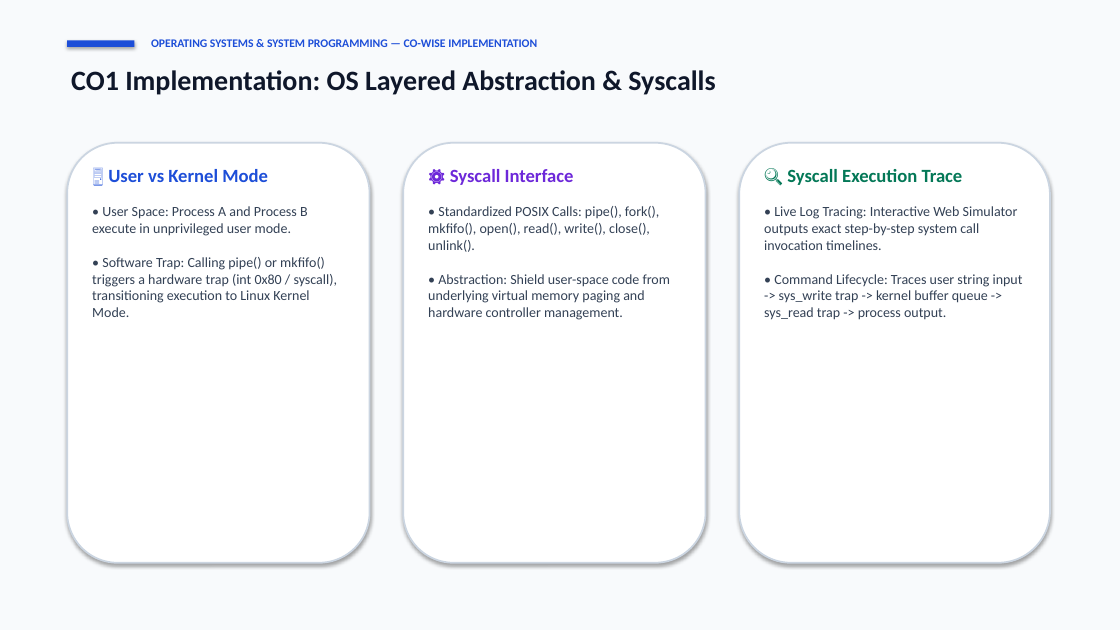
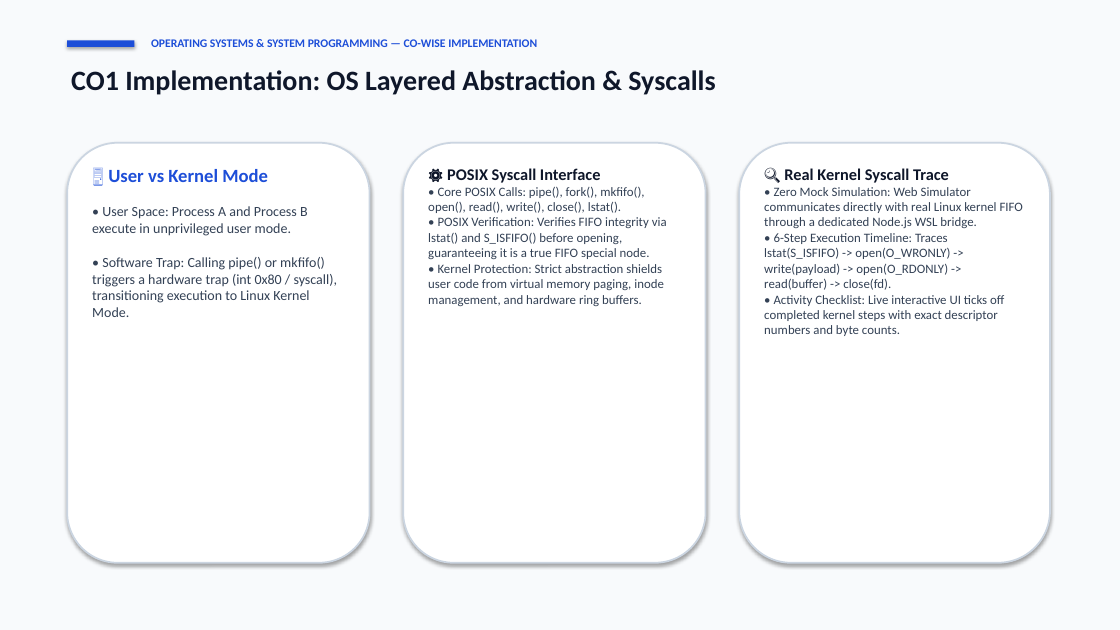
Before and after one commit to GJashwanthReddy/OCTO_OSSP, a slide deck: slide 3 of OCTO_OSSP-Project/OSSP_IPC_Project_Presentation.pptx. Drawn at 1120x630 pixels with LibreOffice and Linux fonts; fonts in the diff are those of the drawing. Boxes give left, top, right and bottom in pixels: in the first picture for what was removed or moved away, otherwise in the second. Text is boxed around its words. In the diff, an @@ line names an element or a change of style, - is before the commit and + after.

Commit message:
Update presentation PPTX and slide deck with shared Linux FIFO, real-time backend bridge, and immediate file truncation

```diff
--- a/OCTO_OSSP-Project/OSSP_IPC_Project_Presentation.pptx
+++ b/OCTO_OSSP-Project/OSSP_IPC_Project_Presentation.pptx
@@ text at (x1=428, y1=168, x2=667, y2=306): text changed; size 12 to 11 pt @@
-⚙️ Syscall Interface
-• Standardized POSIX Calls: pipe(), fork(), mkfifo(), open(), read(), write(), close(), unlink().
-• Abstraction: Shield user-space code from underlying virtual memory paging and hardware controller management.
+⚙️ POSIX Syscall Interface
+• Core POSIX Calls: pipe(), fork(), mkfifo(), open(), read(), write(), close(), lstat().
+• POSIX Verification: Verifies FIFO integrity via lstat() and S_ISFIFO() before opening, guaranteeing it is a true FIFO special node.
+• Kernel Protection: Strict abstraction shields user code from virtual memory paging, inode management, and hardware ring buffers.
@@ text at (x1=764, y1=168, x2=1023, y2=336): text changed; size 12 to 11 pt @@
-🔍 Syscall Execution Trace
-• Live Log Tracing: Interactive Web Simulator outputs exact step-by-step system call invocation timelines.
-• Command Lifecycle: Traces user string input -> sys_write trap -> kernel buffer queue -> sys_read trap -> process output.
+🔍 Real Kernel Syscall Trace
+• Zero Mock Simulation: Web Simulator communicates directly with real Linux kernel FIFO through a dedicated Node.js WSL bridge.
+• 6-Step Execution Timeline: Traces lstat(S_ISFIFO) -> open(O_WRONLY) -> write(payload) -> open(O_RDONLY) -> read(buffer) -> close(fd).
+• Activity Checklist: Live interactive UI ticks off completed kernel steps with exact descriptor numbers and byte counts.
```
Also in this commit, not shown: 6 other slides changed, 3 slides added, 1 slide removed, 2 other files.
